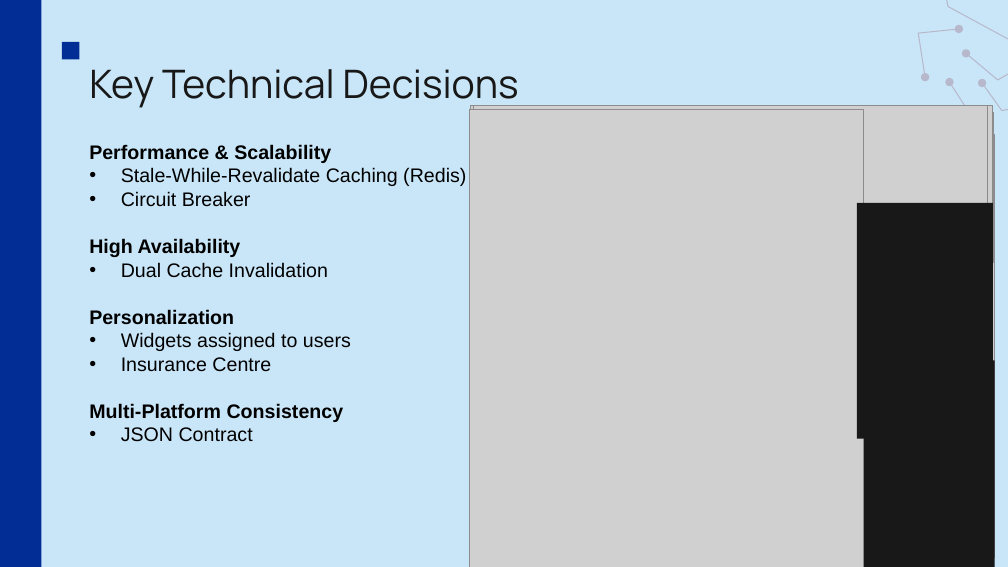
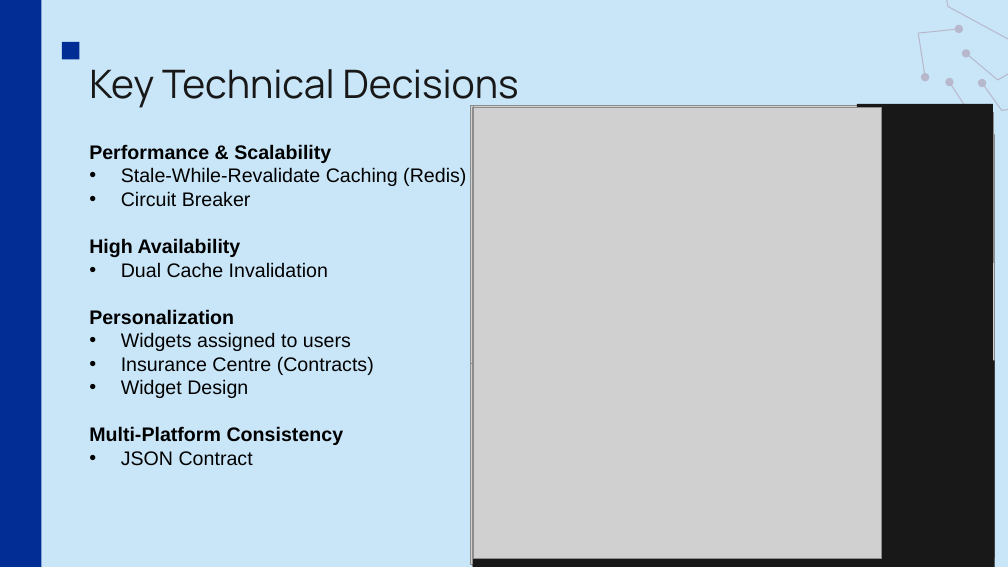
Before and after one commit to flo1166/check24_challenge, a slide deck: slide 4 of Check24_Video_Script.pptx. Drawn at 1008x567 pixels with LibreOffice and Linux fonts; fonts in the diff are those of the drawing; grey boxes stand for pictures. Boxes give left, top, right and bottom in pixels: in the first picture for what was removed or moved away, otherwise in the second. Text is boxed around its words. In the diff, an @@ line names an element or a change of style, - is before the commit and + after.

```diff
--- a/Check24_Video_Script.pptx
+++ b/Check24_Video_Script.pptx
@@ picture resized from (x1=472, y1=107, x2=993, y2=567) to (x1=471, y1=108, x2=907, y2=564) @@
@@ picture resized from (x1=470, y1=110, x2=864, y2=567) to (x1=473, y1=108, x2=881, y2=558) @@
@@ picture added at (x1=473, y1=108, x2=993, y2=445) @@
@@ rectangle resized from (x1=857, y1=203, x2=993, y2=438) to (x1=857, y1=104, x2=993, y2=455) @@
@@ text at (x1=121, y1=356, x2=374, y2=398): text changed @@
-• Insurance Centre
+• Insurance Centre (Contracts)
+• Widget Design
```
Also in this commit, not shown: 1 other slide changed, 1 slide added, 1 slide removed.
